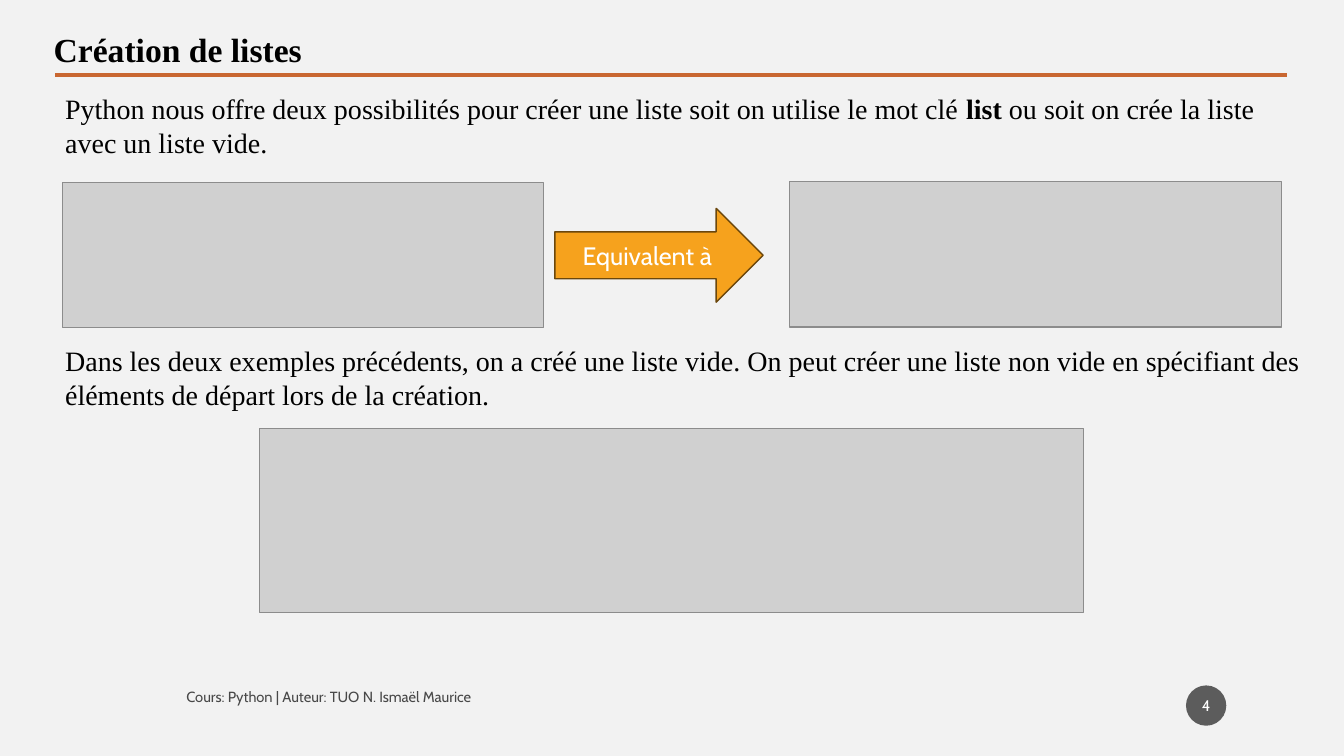
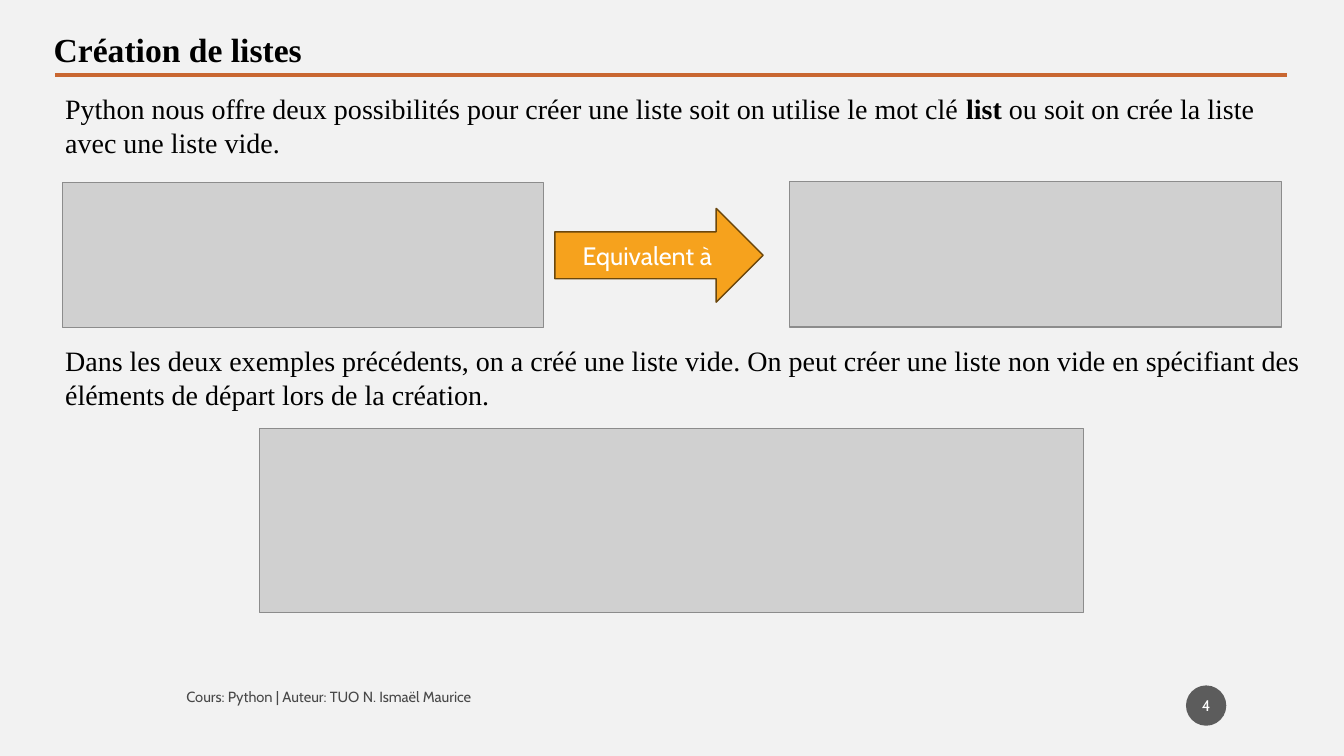
Before and after one commit to tisma95/cours-python, a slide deck: slide 4 of source/Chapitre 9 - Les listes.pptx. Drawn at 1344x756 pixels with LibreOffice and Linux fonts; fonts in the diff are those of the drawing; grey boxes stand for pictures. Boxes give left, top, right and bottom in pixels: in the first picture for what was removed or moved away, otherwise in the second. Text is boxed around its words. In the diff, an @@ line names an element or a change of style, - is before the commit and + after.

Commit message:
Feat (chp9): Chapitre sur les listes
Ajout du parcours, suppression

```diff
--- a/source/Chapitre 9 - Les listes.pptx
+++ b/source/Chapitre 9 - Les listes.pptx
@@ text at (65,99,1254,154): text changed @@
-Python nous offre deux possibilités pour créer une liste soit on utilise le mot clé list ou soit on crée la liste avec un liste vide.
+Python nous offre deux possibilités pour créer une liste soit on utilise le mot clé list ou soit on crée la liste avec une liste vide.
```
Also in this commit, not shown: 6 other slides changed, 3 slides added, 3 other files.
